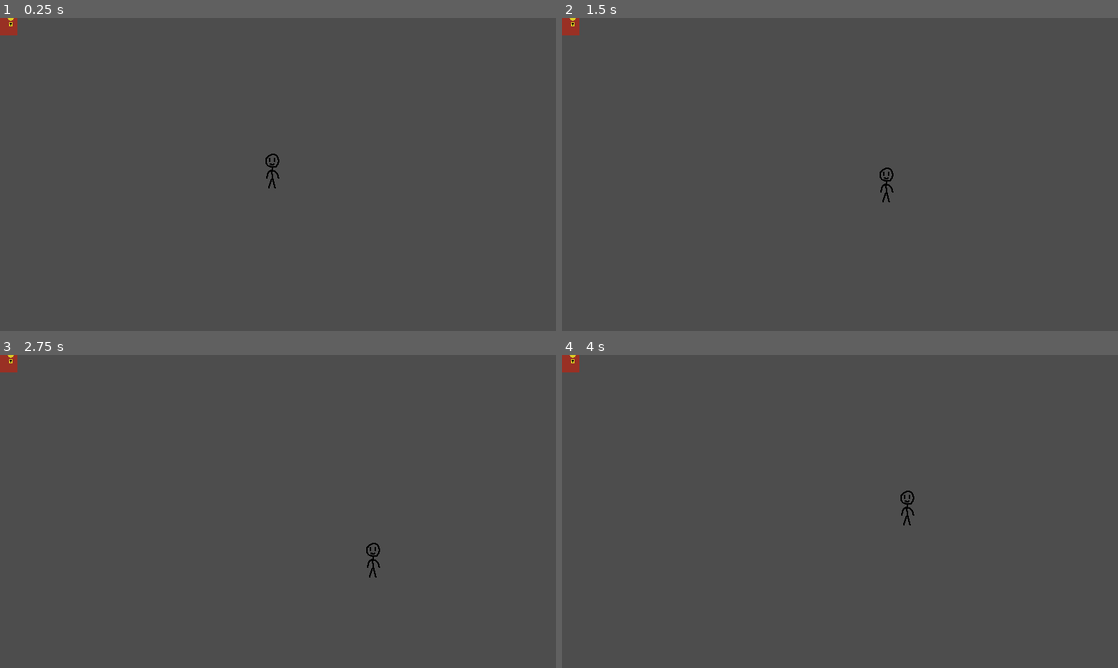
Above: before the commit, frames 1-4 (two rows, left to right).
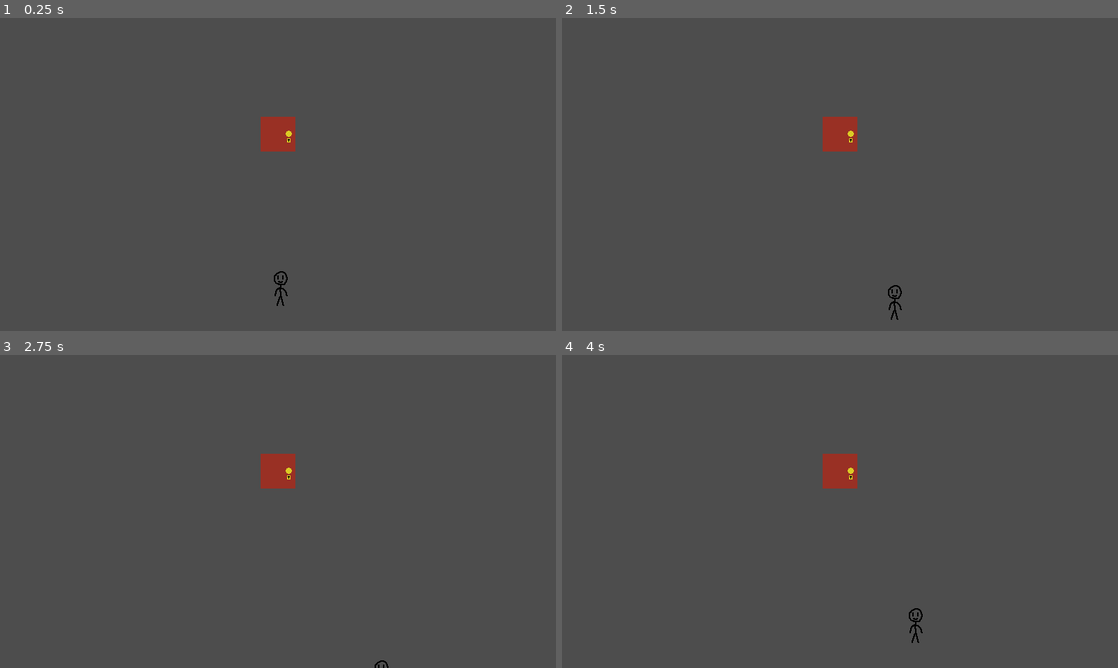
Above: after the commit, the same moments.

Repository: dullxxisdead/My-Godot-Journey
Game: Godot game, scene res://main_node_2d.tscn
Same seed, same stepped clock (60 frames per second), same inputs: the game is played once before the commit and once after it.
Inputs:
- Up to frame 1 (0.25 s): no input
- Up to frame 2 (1.5 s): tap Enter at 0.5 s; hold D (MovePlayerRight) 0.53-1.28 s; tap F (PlayerAction) at 0.6, 1.35 s; hold S (MovePlayerDown) from 1.28 s (still down)
- Up to frame 3 (2.75 s): release S (MovePlayerDown) at 2.03 s; hold D (MovePlayerRight) from 2.03 s (still down); tap F (PlayerAction) at 2.1 s
- Up to frame 4 (4 s): tap Space at 2.75 s; release D (MovePlayerRight) at 2.78 s; hold W (MovePlayerUP) 2.78-3.53 s; tap F (PlayerAction) at 2.85, 3.6 s; hold A (MovePlayerLeft) from 3.53 s (still down)

The runs differ from the first frame. In frame 1, 1.1% of the frame differs, in the area x 0-54%, y 0-92%; in frame 2, 1.1%; in frame 3, 1.0%; in frame 4, 1.1%.

Commit message:
yjdsq

Diff:
--- a/interactive-door/door.gd
+++ b/interactive-door/door.gd
@@ -5,6 +5,8 @@
 var door_locked = true
 
 var door_open = false
+
+var player_nearby = false
 
 func _process(delta: float) -> void:
 	door_interaction()
@@ -15,7 +17,7 @@
 			unlock_door()
 		else:
 			if door_open == false:
-					open_door()
+				open_door()
 			else:
 				close_door()
 
@@ -34,3 +36,13 @@
 func close_door():
 	door_open = false
 	print("Дверь закрыта.")
+
+
+func _on_area_2d_body_entered(body: Node2D) -> void:
+	player_nearby = true
+	print("Подошел к двери")
+
+
+func _on_area_2d_body_exited(body: Node2D) -> void:
+	player_nearby = false
+	print("Отошел от двери")
--- a/interactive-door/main_node_2d.tscn
+++ b/interactive-door/main_node_2d.tscn
@@ -8,10 +8,16 @@
 [sub_resource type="RectangleShape2D" id="RectangleShape2D_822dq"]
 size = Vector2(29, 53)
 
+[sub_resource type="RectangleShape2D" id="RectangleShape2D_ruqxh"]
+size = Vector2(50, 50)
+
+[sub_resource type="RectangleShape2D" id="RectangleShape2D_njvsp"]
+size = Vector2(82, 78)
+
 [node name="MainNode2D" type="Node2D" unique_id=402872124]
 
 [node name="Player" type="CharacterBody2D" parent="." unique_id=192145232]
-position = Vector2(392, 220)
+position = Vector2(404, 389)
 script = ExtResource("1_f73ox")
 
 [node name="Sprite2D" type="Sprite2D" parent="Player" unique_id=1435625381]
@@ -21,7 +27,21 @@
 shape = SubResource("RectangleShape2D_822dq")
 
 [node name="Door" type="Node2D" parent="." unique_id=105114842]
+position = Vector2(400, 167)
 script = ExtResource("3_45nqt")
+
+[node name="StaticBody2D" type="StaticBody2D" parent="Door" unique_id=1338284614]
+
+[node name="CollisionShape2D" type="CollisionShape2D" parent="Door/StaticBody2D" unique_id=8700390]
+shape = SubResource("RectangleShape2D_ruqxh")
 
 [node name="Sprite2D" type="Sprite2D" parent="Door" unique_id=1562474129]
 texture = ExtResource("4_3v44e")
+
+[node name="Area2D" type="Area2D" parent="Door" unique_id=219383147]
+
+[node name="CollisionShape2D" type="CollisionShape2D" parent="Door/Area2D" unique_id=972353304]
+shape = SubResource("RectangleShape2D_njvsp")
+
+[connection signal="body_entered" from="Door/Area2D" to="Door" method="_on_area_2d_body_entered"]
+[connection signal="body_exited" from="Door/Area2D" to="Door" method="_on_area_2d_body_exited"]
--- a/interactive-door/player.gd
+++ b/interactive-door/player.gd
@@ -18,4 +18,3 @@
 		velocity.x = 0
 	velocity = velocity.normalized() * speed
 	move_and_slide()
-	print("velocity is ", velocity)
